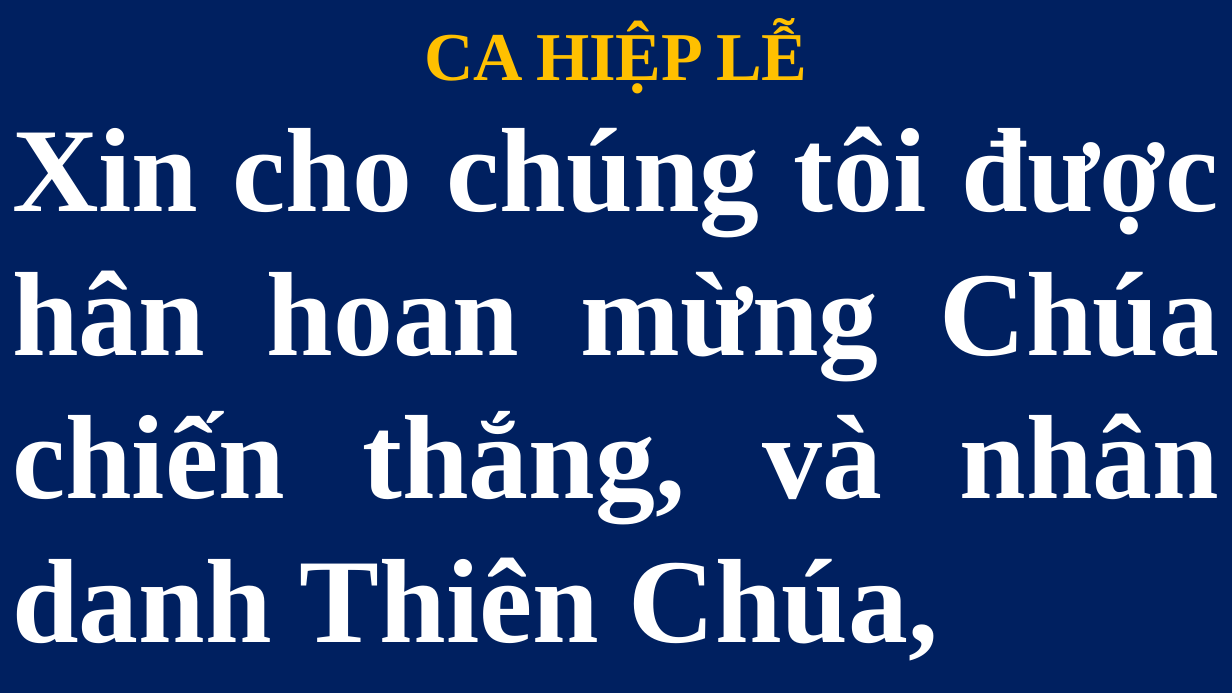
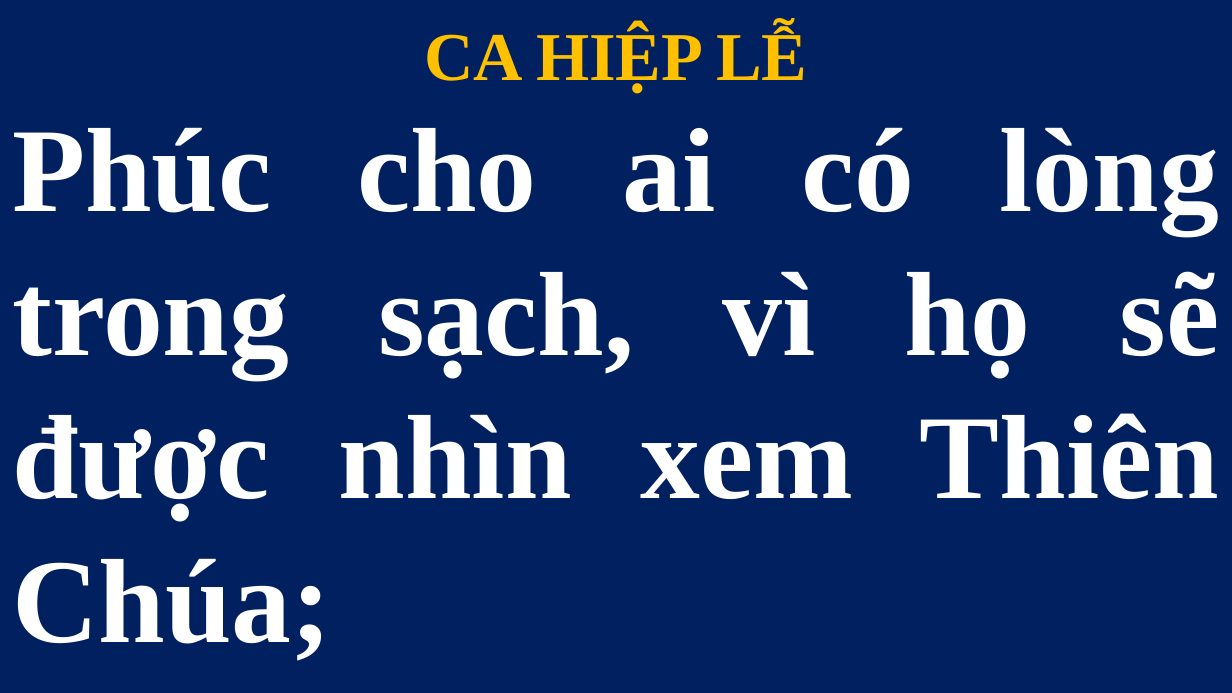
Before and after one commit to lythanhngodev64/SlideLe, a slide deck: slide 205 of Slide/Các Thánh Nam Nữ 2026.pptx. Drawn at 1232x693 pixels with LibreOffice and Linux fonts; fonts in the diff are those of the drawing. Boxes give left, top, right and bottom in pixels: in the first picture for what was removed or moved away, otherwise in the second. Text is boxed around its words. In the diff, an @@ line names an element or a change of style, - is before the commit and + after.

```diff
--- a/Slide/Các Thánh Nam Nữ 2026.pptx
+++ b/Slide/Các Thánh Nam Nữ 2026.pptx
@@ title at (12, 127, 1219, 661): text changed @@
-Xin cho chúng tôi được hân hoan mừng Chúa chiến thắng, và nhân danh Thiên Chúa,
+Phúc cho ai có lòng trong sạch, vì họ sẽ được nhìn xem Thiên Chúa;
```
Also in this commit, not shown: 1 other slide changed, 2 slides added, 1 slide removed, 1 other file.
